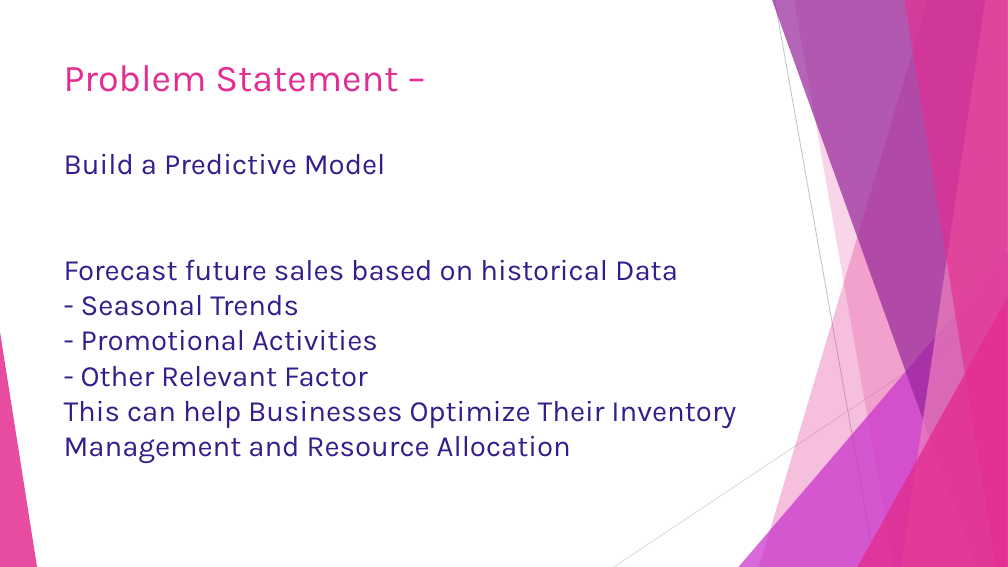
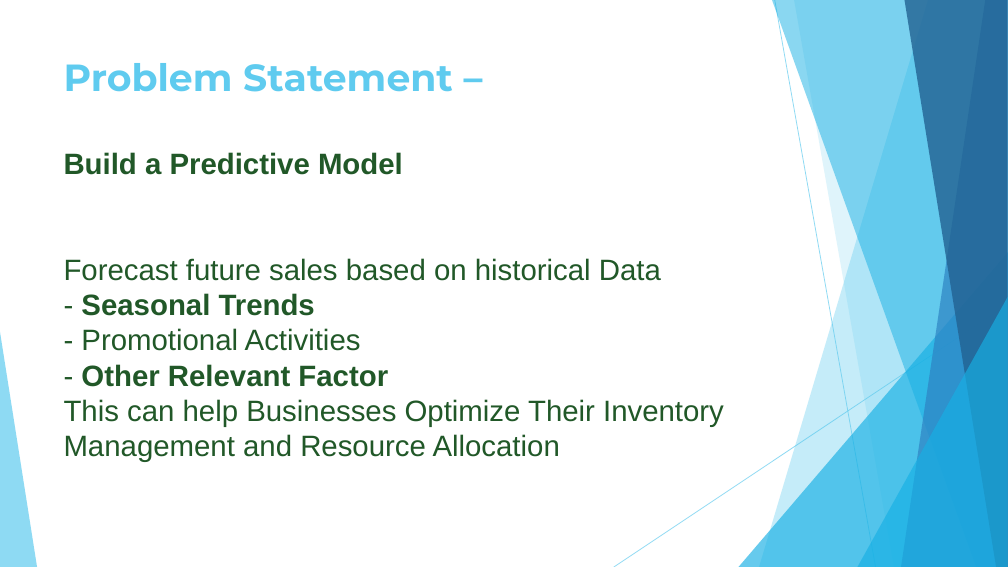
Before and after one commit to aishurv/Sales-Forecasting-, a slide deck: slide 2 of Sales Forcating.pptx. Drawn at 1008x567 pixels with LibreOffice and Linux fonts; fonts in the diff are those of the drawing. Boxes give left, top, right and bottom in pixels: in the first picture for what was removed or moved away, otherwise in the second. Text is boxed around its words. In the diff, an @@ line names an element or a change of style, - is before the commit and + after.

```diff
--- a/Sales Forcating.pptx
+++ b/Sales Forcating.pptx
@@ freeform shape at [759,0,1008,567]: fill #E32D91 at 30% opacity to #5FCBEF at 36% opacity @@
@@ freeform shape at [772,0,1008,567]: fill #962499 at 70% opacity to #17B0E4 at 50% opacity @@
@@ line (775, 0) - (876, 567): stroke #BFBFBF 0.75 pt to #5FCBEF 0.75 pt @@
@@ freeform shape at [794,0,1008,567]: fill #E32D91 at 20% opacity to #5FCBEF at 20% opacity @@
@@ freeform shape at [901,0,1008,567]: fill #EE81BD at 70% opacity to #2E83C3 at 70% opacity @@
@@ freeform shape at [904,0,1008,567]: fill #E32D91 at 65% opacity to #226292 at 80% opacity @@
@@ title "Problem Statement – Build a ..." at [64,63,724,462]: font Karla to Montserrat, text colour #E32D91 to #5FCBEF in "Problem Statement –"; font Karla to Arial, text colour #351D8C to #215828; bold on in "Problem Statement – Build a Predictive Model ..." @@
@@ triangle at [739,252,1008,567]: fill #C830CC at 72% opacity to #17B0E4 at 66% opacity @@
@@ triangle at [858,297,1008,567]: fill #E32D91 at 80% opacity to #17B0E4 at 66% opacity @@
@@ line (1008, 305) - (614, 567): stroke #D9D9D9 0.75 pt to #5FCBEF 0.75 pt @@
@@ triangle at [0,332,37,567]: fill #E32D91 at 85% opacity to #5FCBEF at 70% opacity @@
```
Also in this commit, not shown: 2 other slides changed, 4 slides added, 2 other files.
